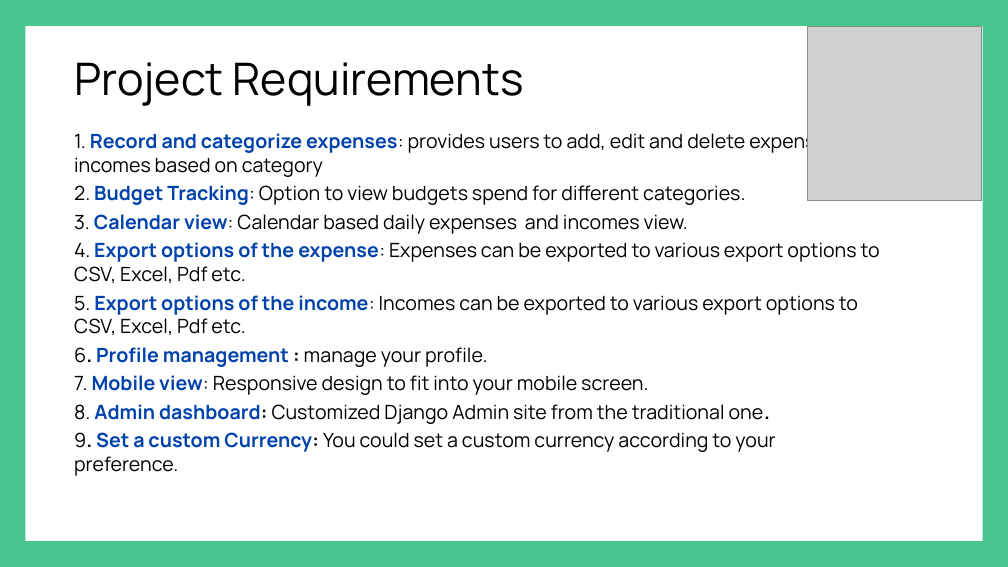
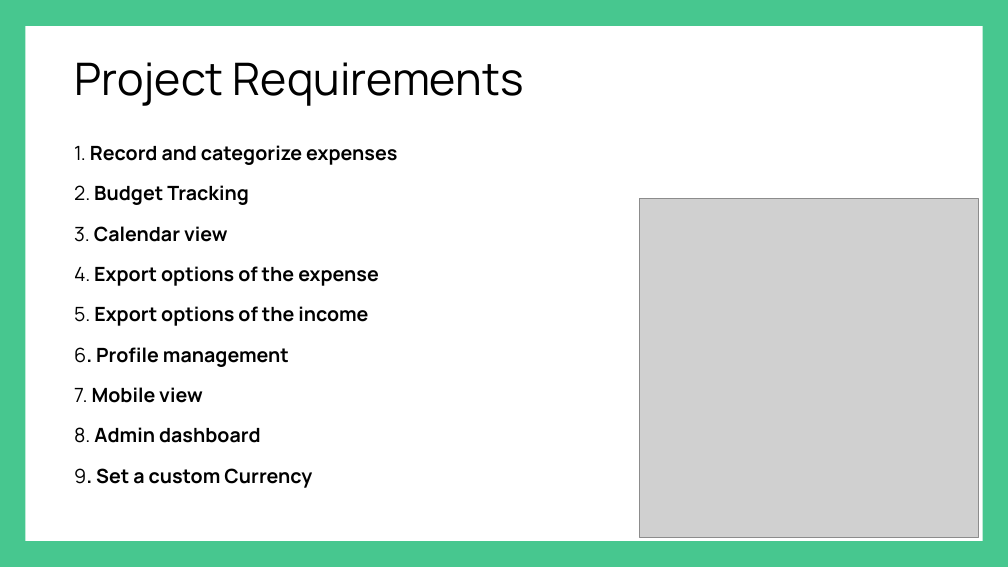
Before and after one commit to nithin200051/ExpenseManager, a slide deck: slide 3 of ExpenseManager-main/Project Presentation/Expense PPT.pptx. Drawn at 1008x567 pixels with LibreOffice and Linux fonts; fonts in the diff are those of the drawing; grey boxes stand for pictures. Boxes give left, top, right and bottom in pixels: in the first picture for what was removed or moved away, otherwise in the second. Text is boxed around its words. In the diff, an @@ line names an element or a change of style, - is before the commit and + after.

```diff
--- a/ExpenseManager-main/Project Presentation/Expense PPT.pptx
+++ b/ExpenseManager-main/Project Presentation/Expense PPT.pptx
@@ text at box(74, 145, 397, 488): text changed; bold on @@
-1. Record and categorize expenses: provides users to add, edit and delete expenses and incomes based on category
-2. Budget Tracking: Option to view budgets spend for different categories.
-3. Calendar view: Calendar based daily expenses and incomes view.
-4. Export options of the expense: Expenses can be exported to various export options to CSV, Excel, Pdf etc.
-5. Export options of the income: Incomes can be exported to various export options to CSV, Excel, Pdf etc.
-6. Profile management : manage your profile.
-7. Mobile view: Responsive design to fit into your mobile screen.
-8. Admin dashboard: Customized Django Admin site from the traditional one.
-9. Set a custom Currency: You could set a custom currency according to your preference.
+1. Record and categorize expenses
+2. Budget Tracking
+3. Calendar view
+4. Export options of the expense
+5. Export options of the income
+6. Profile management
+7. Mobile view
+8. Admin dashboard
+9. Set a custom Currency
@@ picture: place and size @@
-picture at box(807, 26, 982, 201)
+picture at box(640, 199, 979, 537)
```
Also in this commit, not shown: 9 other slides changed, 1 slide added, 1 slide removed.
